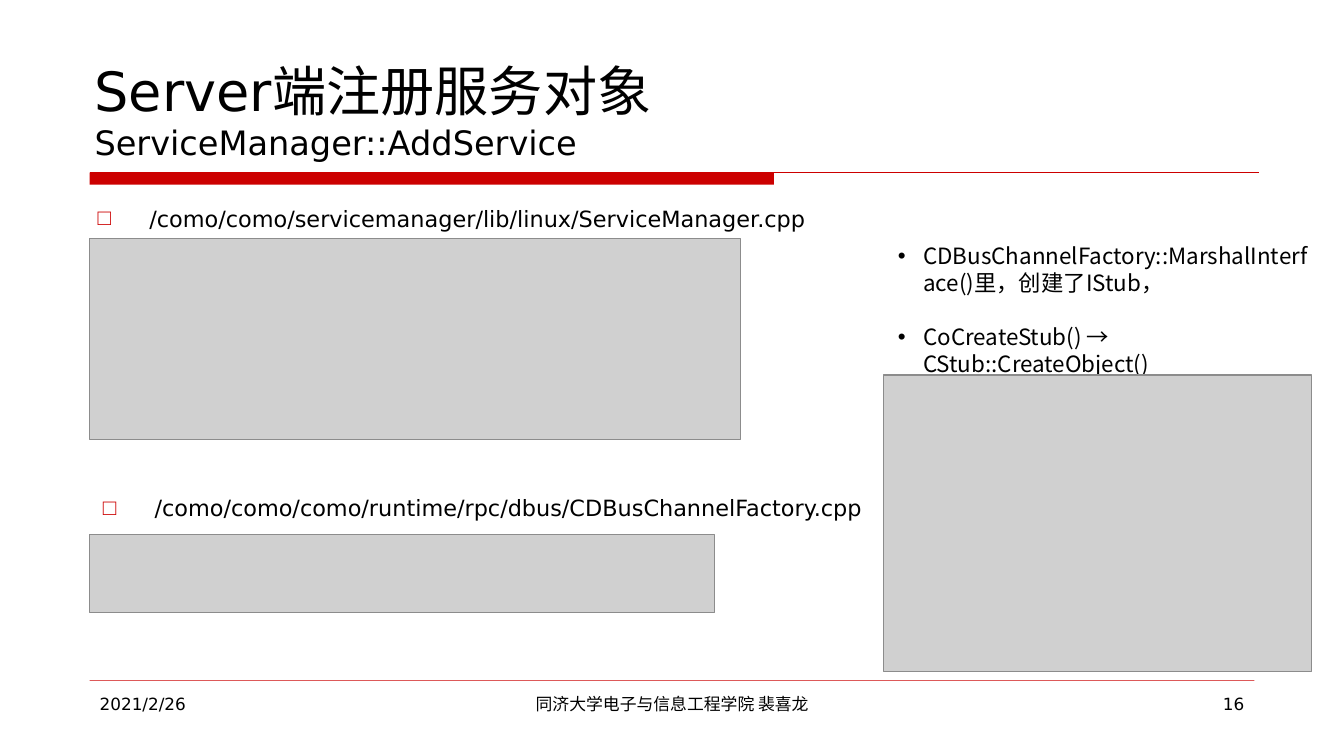
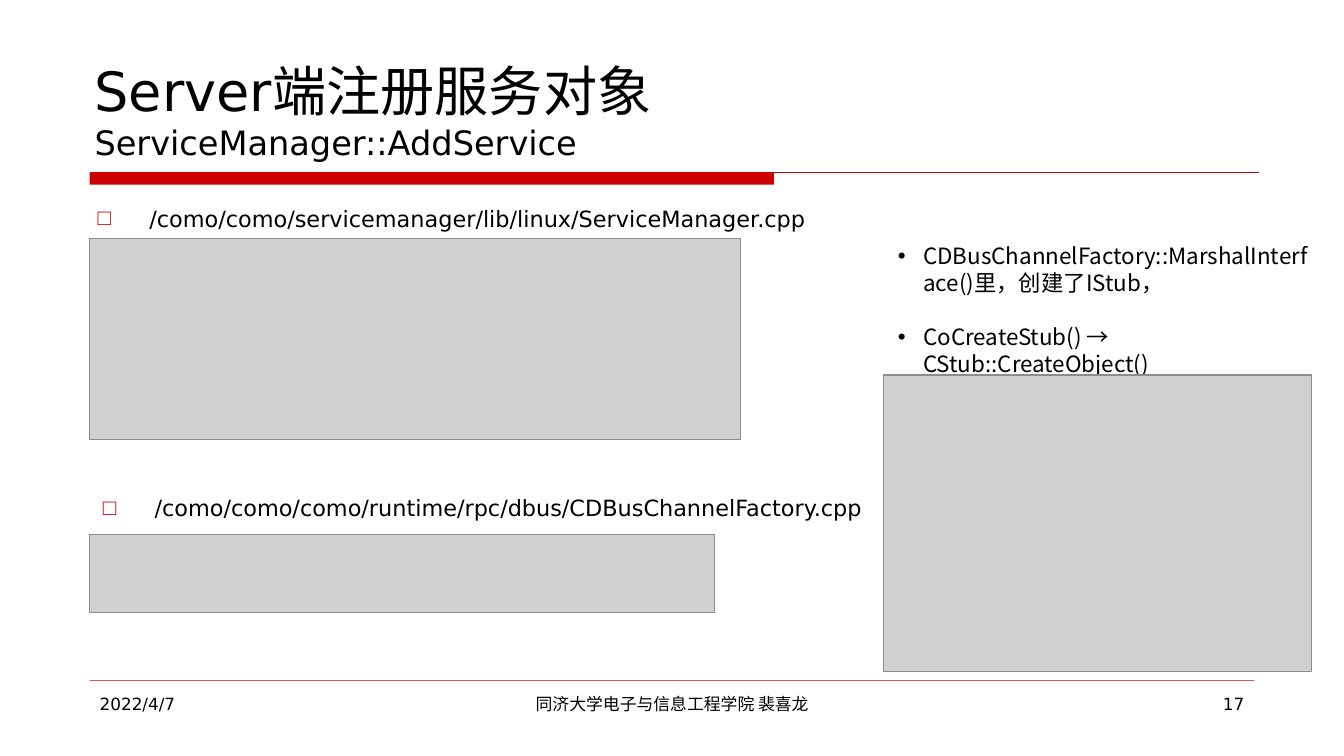
Before and after one commit to XilongPei/como-grammar-manual, a slide deck: slide 17 of COMO远程过程调用RPC/COMO远程过程调用RPC原理.pptx (slide 16 before the commit). Drawn at 1344x756 pixels with LibreOffice and Linux fonts; fonts in the diff are those of the drawing; grey boxes stand for pictures. Boxes give left, top, right and bottom in pixels: in the first picture for what was removed or moved away, otherwise in the second. Text is boxed around its words. In the diff, an @@ line names an element or a change of style, - is before the commit and + after.

```diff
--- a/COMO远程过程调用RPC/COMO远程过程调用RPC原理.pptx
+++ b/COMO远程过程调用RPC/COMO远程过程调用RPC原理.pptx
@@ text at (100, 697, 175, 712): text changed @@
-2021/2/26
+2022/4/7
@@ page number at (1223, 697, 1244, 710): text changed @@
-16
+17
```
Also in this commit, not shown: 22 other slides changed, 1 slide added, 1 other file.
